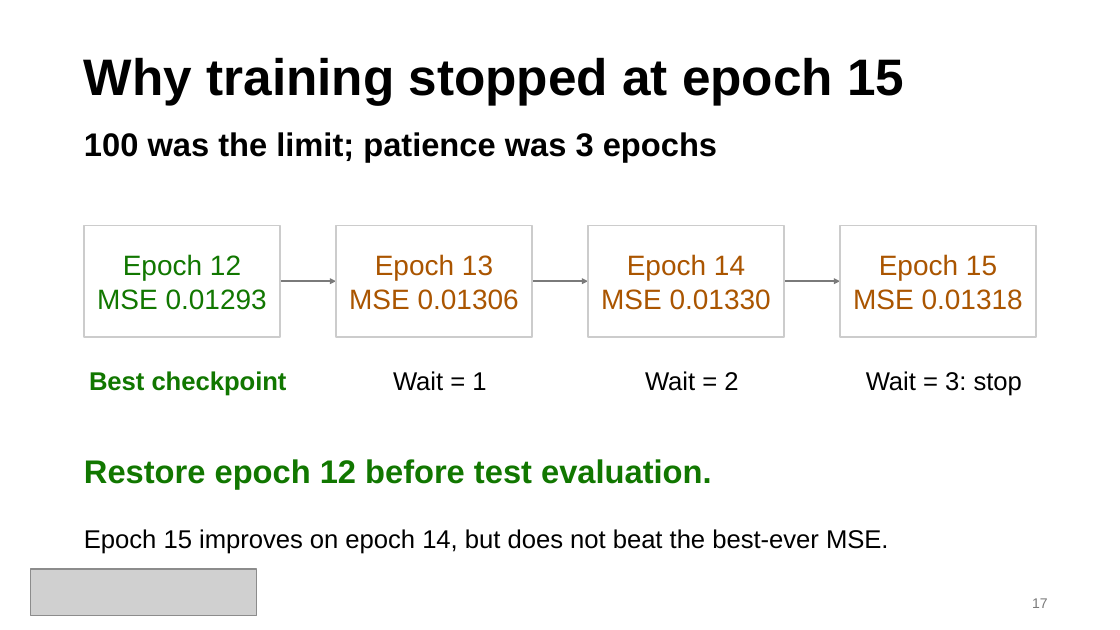
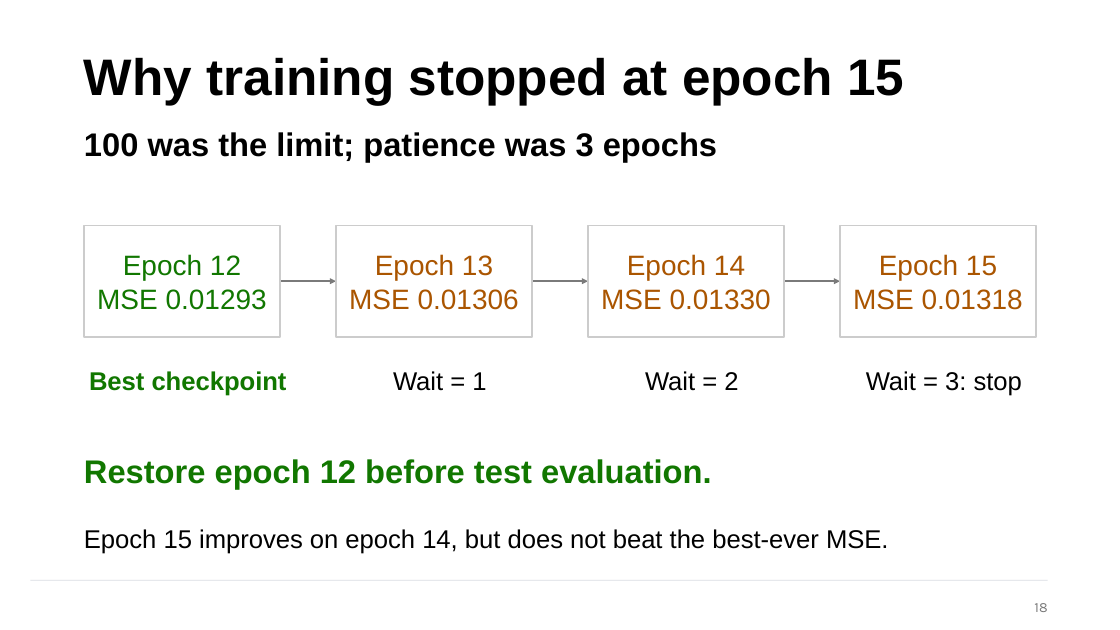
Before and after one commit to navrajkambo/MLP_LSTM_XFMR-Policies-for-Robot-Imitation-Learning-on-PushT, a slide deck: slide 18 of doc/ECE568_MLP_LSTM_XFMR-Policies-for-Robot-Imitation-Learning-on-PushT_ProjectUpdate.pptx (slide 17 before the commit). Drawn at 1120x630 pixels with LibreOffice and Linux fonts; fonts in the diff are those of the drawing; grey boxes stand for pictures; background and template pictures are left out. Boxes give left, top, right and bottom in pixels: in the first picture for what was removed or moved away, otherwise in the second. Text is boxed around its words. In the diff, an @@ line names an element or a change of style, - is before the commit and + after.

```diff
--- a/doc/ECE568_MLP_LSTM_XFMR-Policies-for-Robot-Imitation-Learning-on-PushT_ProjectUpdate.pptx
+++ b/doc/ECE568_MLP_LSTM_XFMR-Policies-for-Robot-Imitation-Learning-on-PushT_ProjectUpdate.pptx
@@ picture removed at <box>30,569,256,616</box> @@
@@ rectangle added at <box>30,580,1047,581</box>, fill #D9DDE3 @@
@@ text removed at <box>1032,598,1048,608</box> @@
-17
@@ page number added at <box>1034,603,1047,612</box>, 9 pt, text #7A7A7A @@
+18
```
Also in this commit, not shown: 20 other slides changed, 1 slide added, 1 other file.
